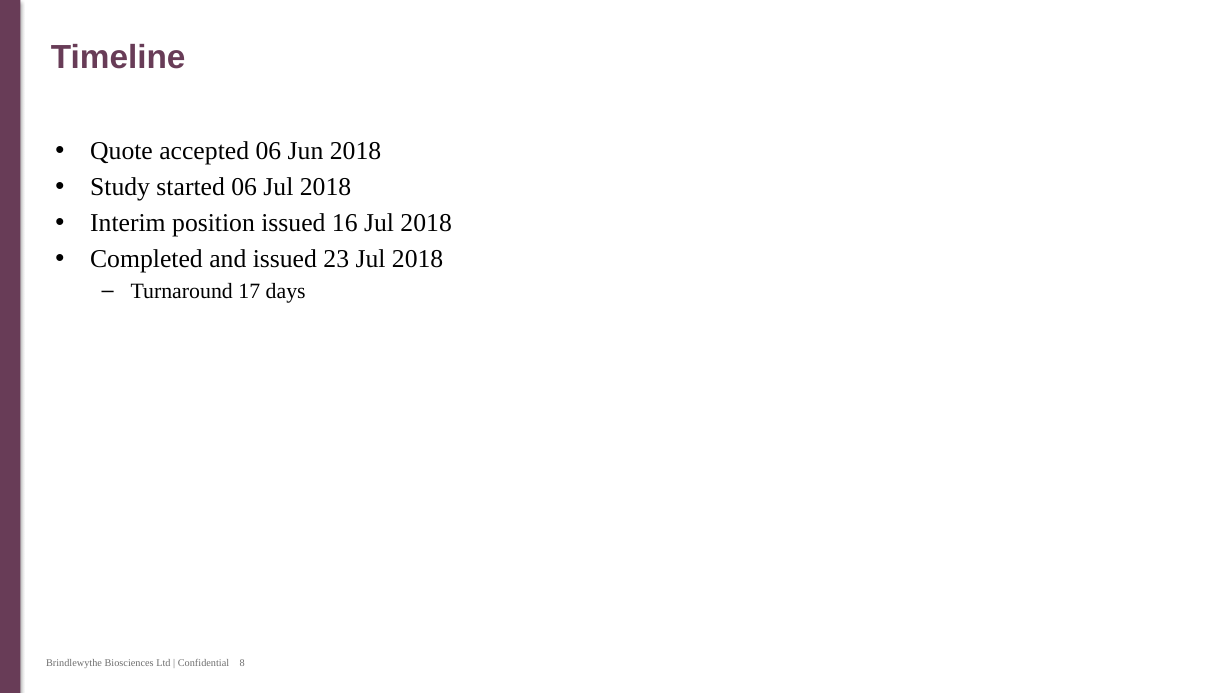
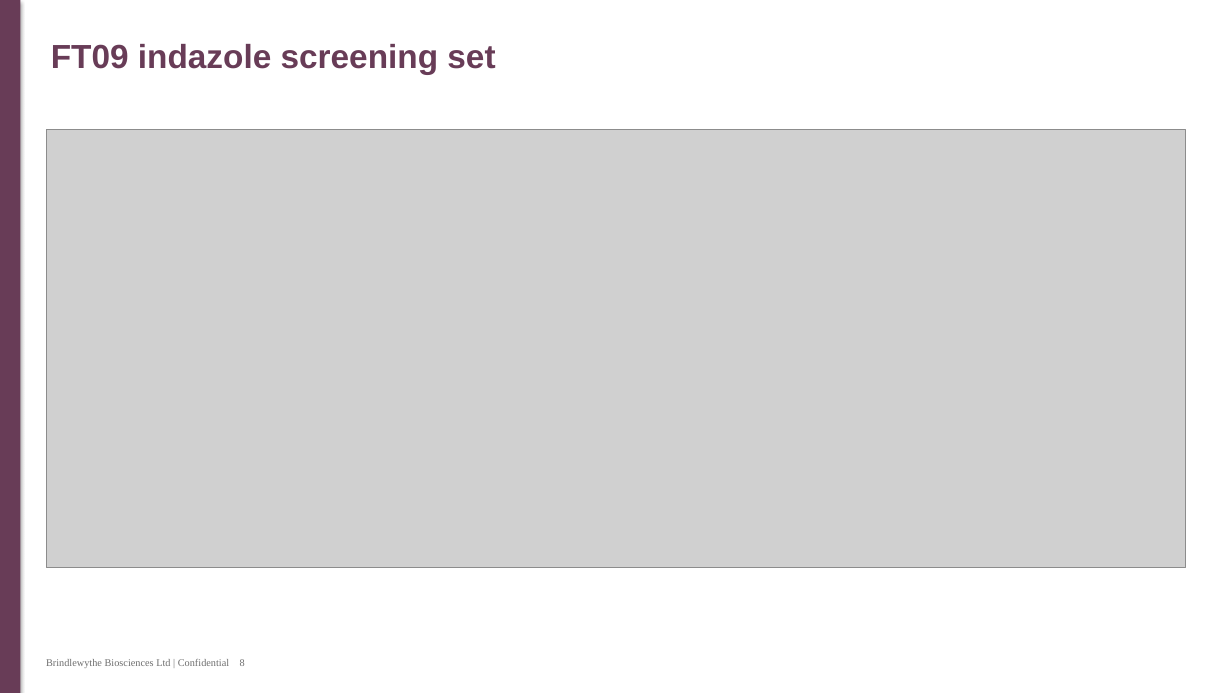
Before and after one commit to 60xAI/portco-mock-dataset, a slide deck: slide 8 of output/archive/Archive/Users/mellerscombe_old_laptop/Studies/BW18_0225/BW18_0225_hERG_CLIENT_v3_FINAL_final.pptx. Drawn at 1232x693 pixels with LibreOffice and Linux fonts; fonts in the diff are those of the drawing; grey boxes stand for pictures. Boxes give left, top, right and bottom in pixels: in the first picture for what was removed or moved away, otherwise in the second. Text is boxed around its words. In the diff, an @@ line names an element or a change of style, - is before the commit and + after.

```diff
--- a/output/archive/Archive/Users/mellerscombe_old_laptop/Studies/BW18_0225/BW18_0225_hERG_CLIENT_v3_FINAL_final.pptx
+++ b/output/archive/Archive/Users/mellerscombe_old_laptop/Studies/BW18_0225/BW18_0225_hERG_CLIENT_v3_FINAL_final.pptx
@@ title at bbox=[51, 44, 495, 75]: text changed @@
-Timeline
+FT09 indazole screening set
@@ picture added at bbox=[46, 129, 1186, 567] @@
@@ text removed at bbox=[90, 141, 451, 303] @@
-• Quote accepted 06 Jun 2018
-• Study started 06 Jul 2018
-• Interim position issued 16 Jul 2018
-• Completed and issued 23 Jul 2018
-  – Turnaround 17 days
```
Also in this commit, not shown: 4 other slides changed, 1 other file.
